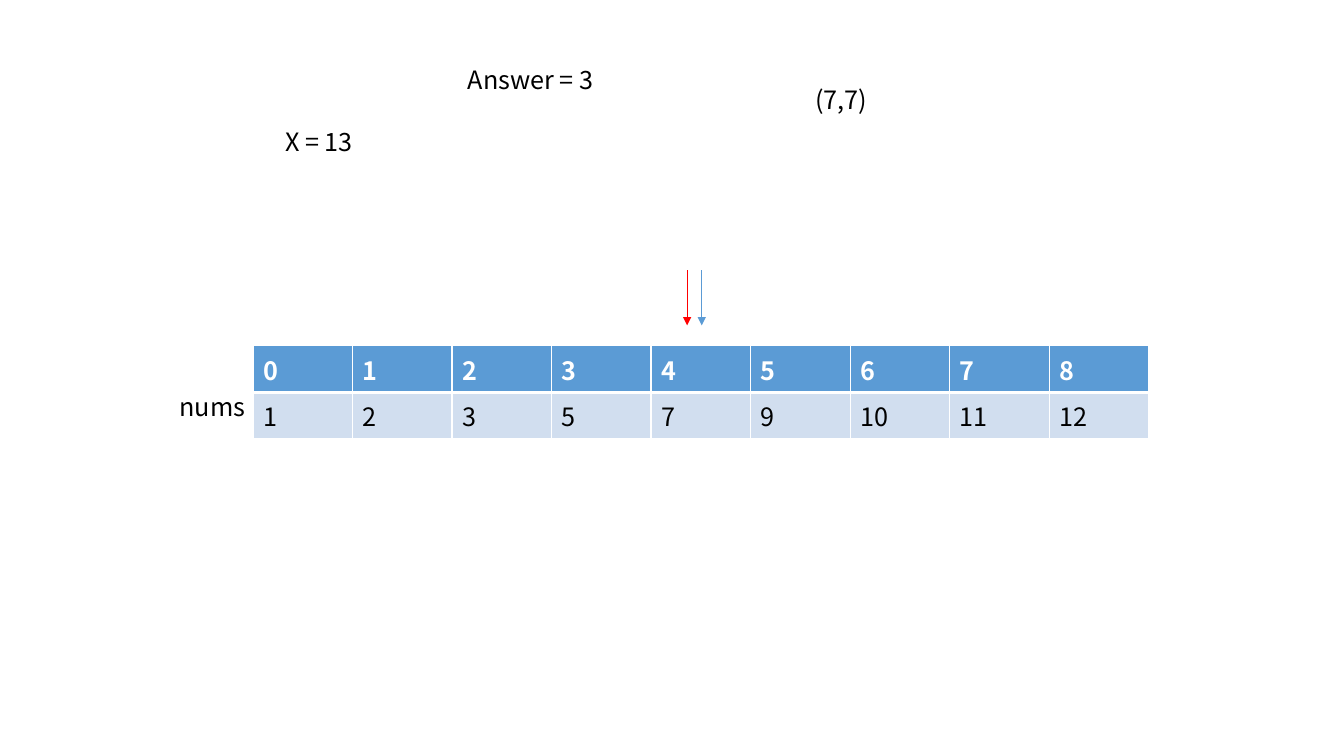
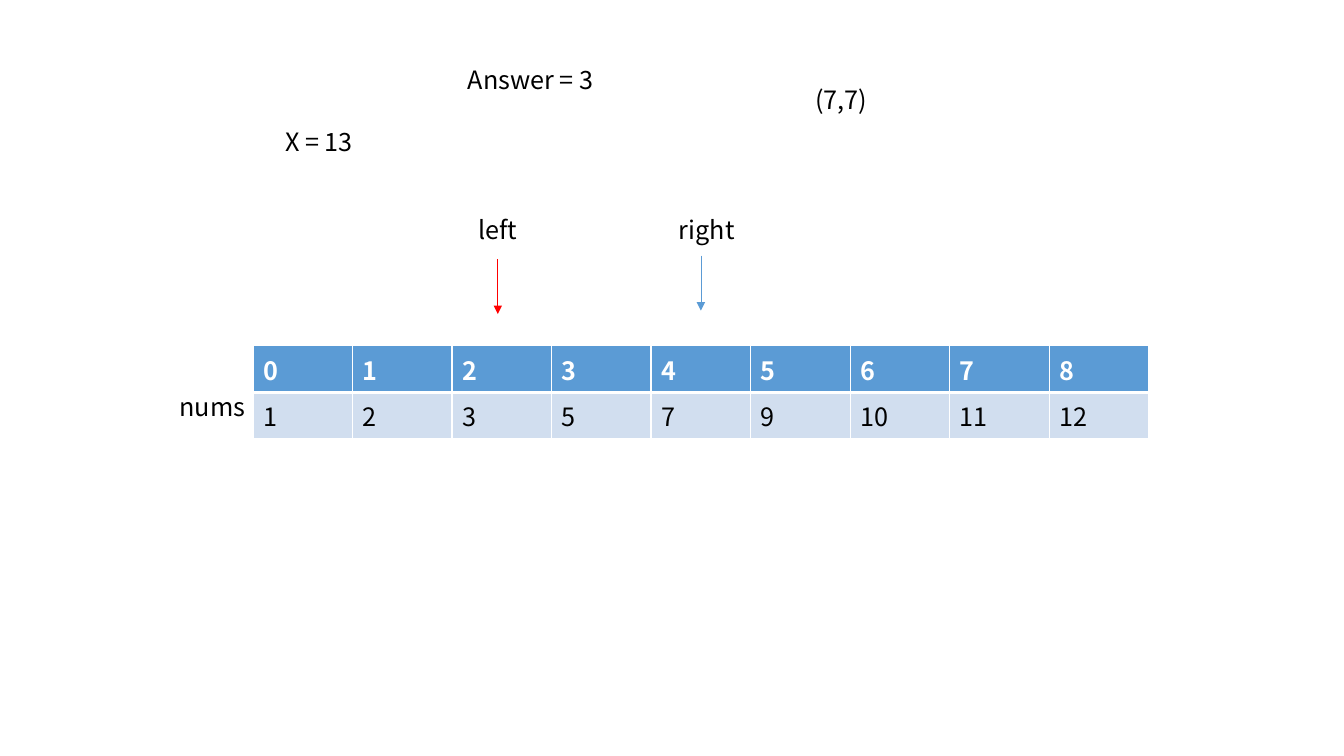
Before and after one commit to kkw-11/Problem_Solving, a slide deck: slide 4 of pp/r,fpv,.pptx (slide 1 before the commit). Drawn at 1344x756 pixels with LibreOffice and Linux fonts; fonts in the diff are those of the drawing. Boxes give left, top, right and bottom in pixels: in the first picture for what was removed or moved away, otherwise in the second. Text is boxed around its words. In the diff, an @@ line names an element or a change of style, - is before the commit and + after.

```diff
--- a/pp/r,fpv,.pptx
+++ b/pp/r,fpv,.pptx
@@ text added at <box>478,218,517,240</box>, 18 pt, text #000000 @@
+left
@@ text added at <box>679,219,735,245</box>, 18 pt, text #000000 @@
+right
@@ arrow moved from (688, 270) - (688, 326) to (498, 259) - (498, 315) @@
@@ arrow moved from (702, 270) - (702, 326) to (701, 256) - (701, 311) @@
```
Also in this commit, not shown: 4 slides added, 2 other files.
